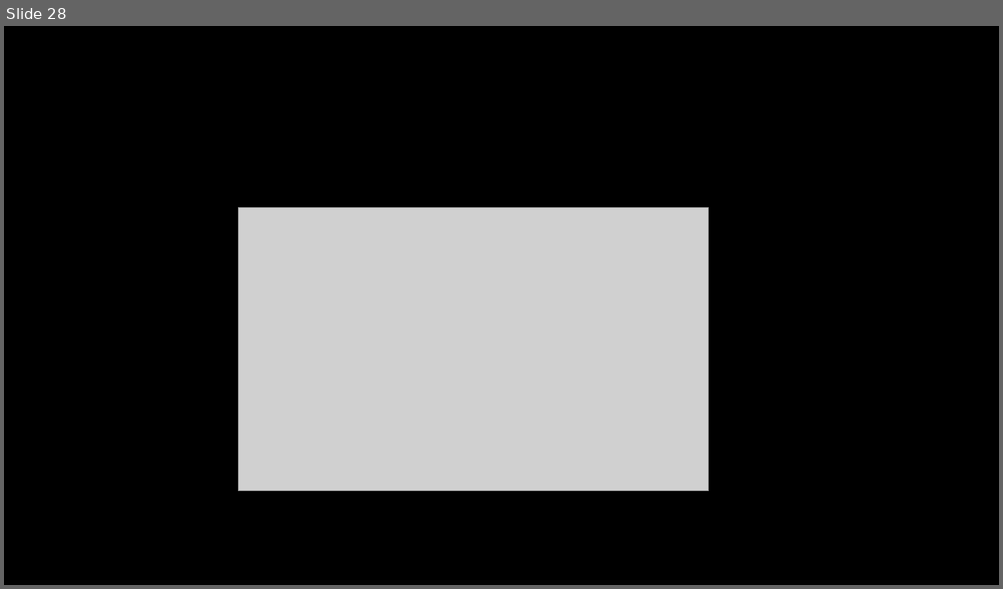
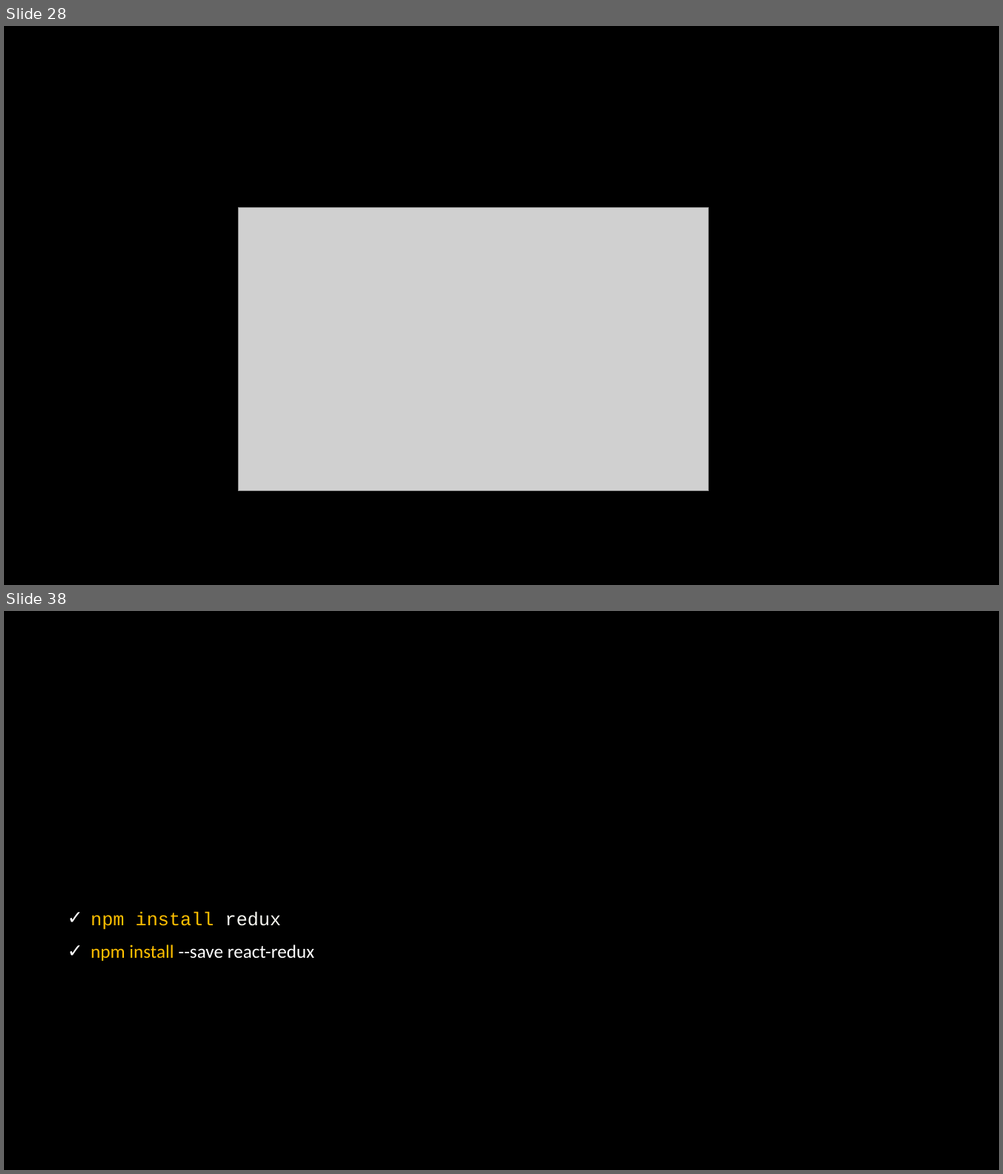
Before and after one commit to mhortac/ReactClass, a slide deck: src/assets/CURSO DE REACTJS - Fiscalia.pptx. Shown one above the other, each under a label of ours: slide 28 before the commit, slides 28 and 38 after it; the slides between them are not shown. The pictures are 1003x589 and 1003x1174 pixels, drawn with LibreOffice and Linux fonts; fonts in the diff are those of the drawing; grey boxes stand for pictures; background and template pictures are left out. Boxes give left, top, right and bottom in pixels: in the first picture for what was removed or moved away, otherwise in the second. Text is boxed around its words. In the diff, an @@ line names an element or a change of style, - is before the commit and + after.

```diff
--- a/src/assets/CURSO DE REACTJS - Fiscalia.pptx
+++ b/src/assets/CURSO DE REACTJS - Fiscalia.pptx
@@ slide 38 added at bbox=[4, 611, 999, 1170], background picture (left out) @@
@@ text added at bbox=[91, 911, 314, 961], 18 pt, text #FFC000 @@
+✓ npm install redux
+✓ npm install --save react-redux
```
Also in this commit, not shown: 9 other slides added, 12 other files.
